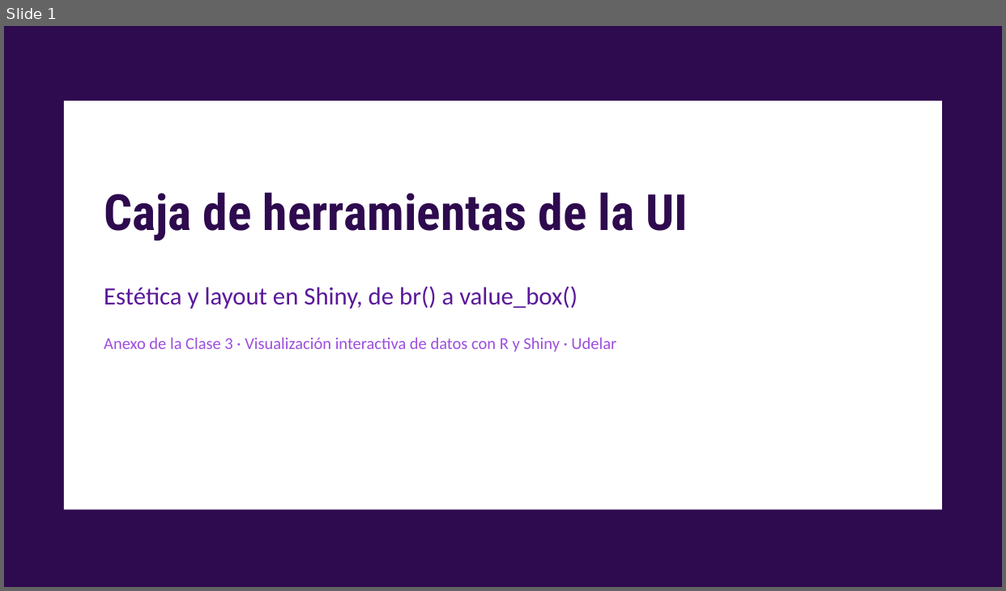
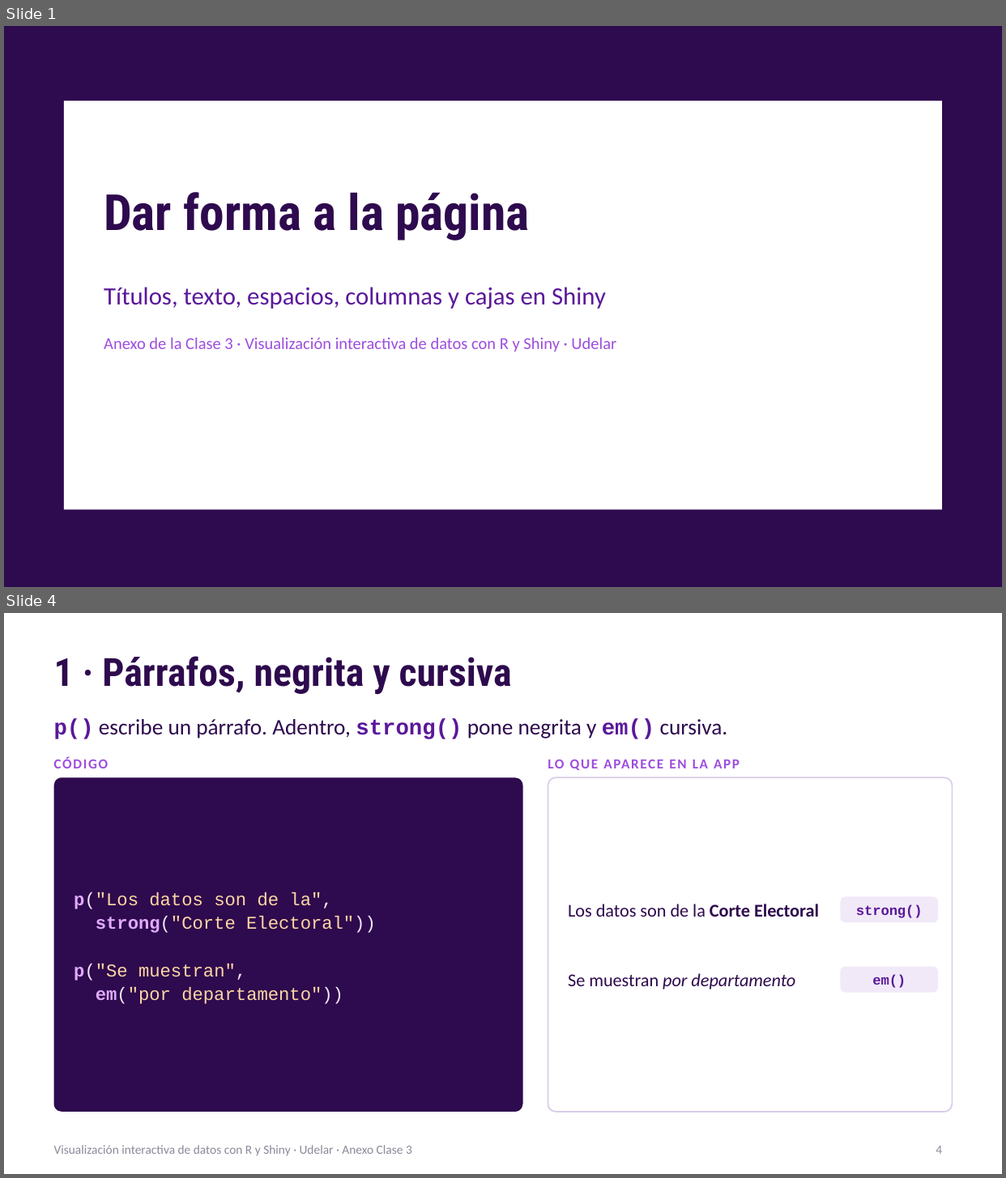
Before and after one commit to nahura99/visualizacion_datos_shiny, a slide deck: clase3/clase3_anexo_ui.pptx. Shown one above the other, each under a label of ours: slide 1 before the commit, slides 1 and 4 after it; the slides between them are not shown. The pictures are 1006x591 and 1006x1178 pixels, drawn with LibreOffice and Linux fonts; fonts in the diff are those of the drawing. Boxes give left, top, right and bottom in pixels: in the first picture for what was removed or moved away, otherwise in the second. Text is boxed around its words. In the diff, an @@ line names an element or a change of style, - is before the commit and + after.

```diff
--- a/clase3/clase3_anexo_ui.pptx
+++ b/clase3/clase3_anexo_ui.pptx
@@ slide 4 added at (4,613,1002,1174), background #FFFFFF @@
@@ title added at (54,656,512,695), 28 pt, text #2E0A4E, bold @@
+1 · Párrafos, negrita y cursiva
@@ text added at (54,718,728,739), 16 pt, text #2E0A4E @@
+p() escribe un párrafo. Adentro, strong() pone negrita y em() cursiva.
@@ text added at (54,758,108,769), 10 pt, text #9D4EDD, bold @@
+CÓDIGO
@@ rounded rectangle added at (54,777,523,1112), fill #2E0A4E @@
@@ text added at (548,760,739,770), 10 pt, text #9D4EDD, bold @@
+LO QUE APARECE EN LA APP
@@ rounded rectangle added at (548,777,952,1112), fill #FFFFFF, outline #D9CCE8 1 pt @@
@@ text added at (74,892,376,1004), 13 pt, text #FFD6A5 @@
+p("Los datos son de la",
+strong("Corte Electoral"))
+p("Se muestran",
+em("por departamento"))
@@ text added at (568,904,819,917), 13 pt, text #2E0A4E @@
+Los datos son de la Corte Electoral
@@ rounded rectangle added at (840,897,938,923), fill #F1E9F8 @@
@@ text added at (856,905,923,918), 10 pt, text #5A189A, bold @@
+strong()
@@ text added at (568,973,795,990), 13 pt, text #2E0A4E, italic @@
+Se muestran por departamento
@@ rounded rectangle added at (840,966,938,992), fill #F1E9F8 @@
@@ text added at (872,974,906,988), 10 pt, text #5A189A, bold @@
+em()
@@ text added at (54,1145,412,1157), 9 pt, text #8A8A9A @@
+Visualización interactiva de datos con R y Shiny · Udelar · Anexo Clase 3
@@ page number added at (936,1146,942,1154), 9 pt, text #8A8A9A @@
+4
@@ slide 1 changed as well @@
@@ title at (104,192,529,241): text changed @@
-Caja de herramientas de la UI
+Dar forma a la página
@@ text at (104,287,606,310): text changed @@
-Estética y layout en Shiny, de br() a value_box()
+Títulos, texto, espacios, columnas y cajas en Shiny
```
Also in this commit, not shown: 8 other slides added, 10 slides removed.
